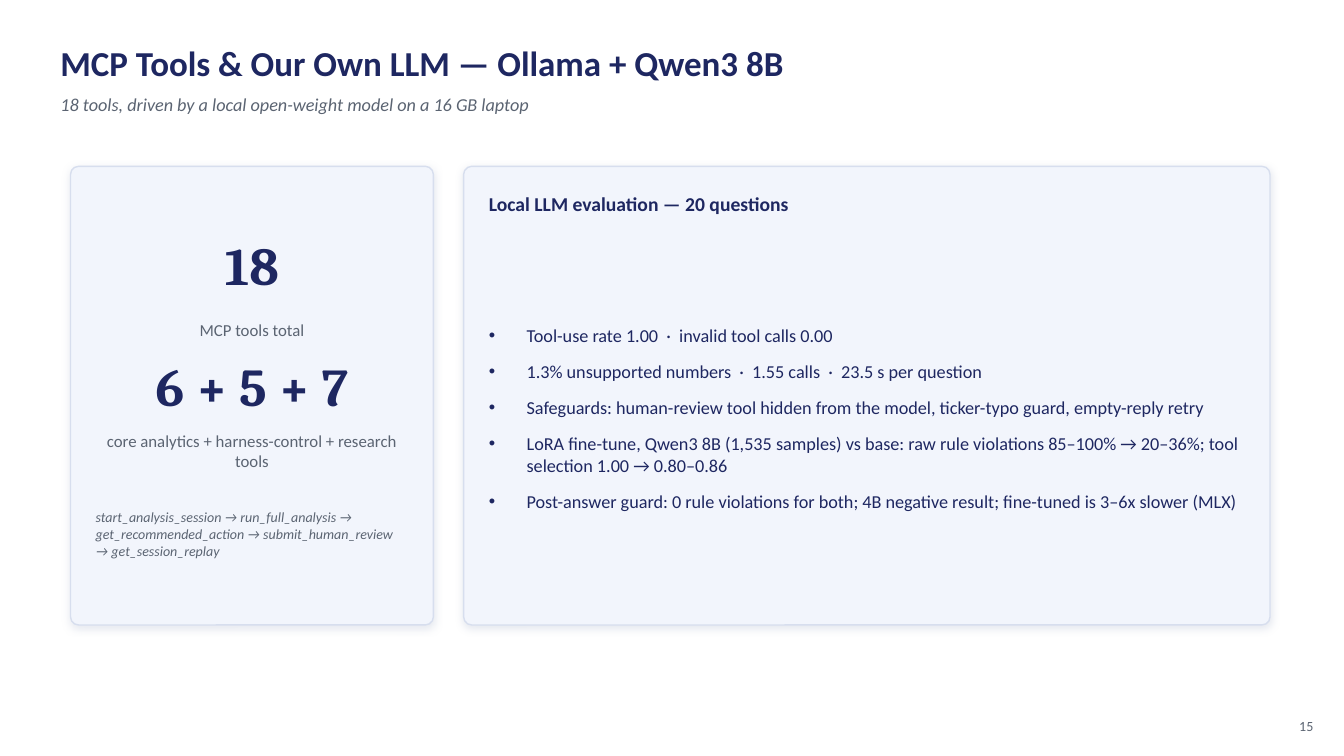
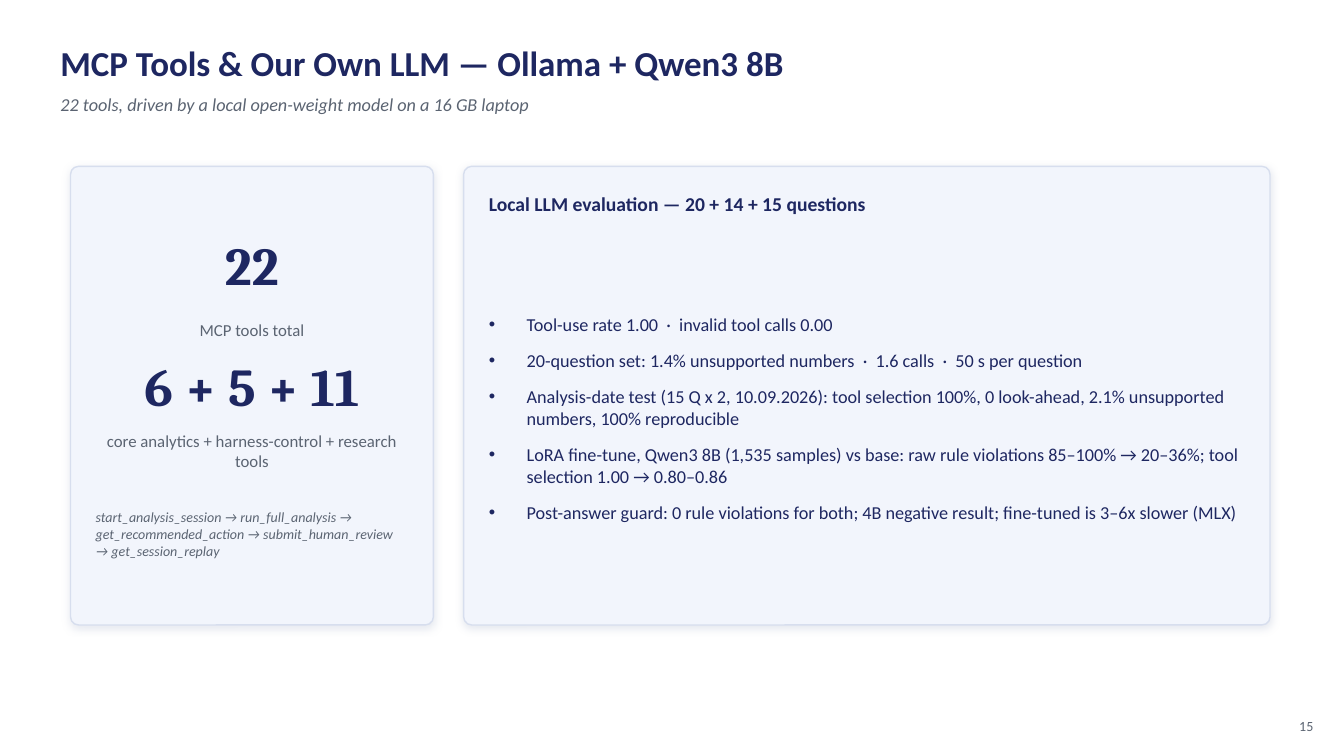
Before and after one commit to altugikiz/bist100-mcp-trader, a slide deck: slide 15 of docs/presentation/BIST100_Harness_Presentation.pptx. Drawn at 1344x756 pixels with LibreOffice and Linux fonts; fonts in the diff are those of the drawing. Boxes give left, top, right and bottom in pixels: in the first picture for what was removed or moved away, otherwise in the second. Text is boxed around its words. In the diff, an @@ line names an element or a change of style, - is before the commit and + after.

Commit message:
Update presentation for 2026-09-10 analysis date, 22 tools and new eval

```diff
--- a/docs/presentation/BIST100_Harness_Presentation.pptx
+++ b/docs/presentation/BIST100_Harness_Presentation.pptx
@@ text at bbox=[60, 98, 528, 114]: text changed @@
-18 tools, driven by a local open-weight model on a 16 GB laptop
+22 tools, driven by a local open-weight model on a 16 GB laptop
@@ text at bbox=[489, 197, 866, 214]: text changed @@
-Local LLM evaluation — 20 questions
+Local LLM evaluation — 20 + 14 + 15 questions
@@ text at bbox=[225, 249, 279, 285]: text changed @@
-18
+22
@@ text at bbox=[527, 354, 1224, 428]: text changed @@
-• 1.3% unsupported numbers · 1.55 calls · 23.5 s per question
-• Safeguards: human-review tool hidden from the model, ticker-typo guard, empty-reply retry
+• 20-question set: 1.4% unsupported numbers · 1.6 calls · 50 s per question
+• Analysis-date test (15 Q x 2, 10.09.2026): tool selection 100%, 0 look-ahead, 2.1% unsupported numbers, 100% reproducible
@@ text at bbox=[144, 370, 360, 407]: text changed @@
-6 + 5 + 7
+6 + 5 + 11
```
Also in this commit, not shown: 3 other slides changed.
